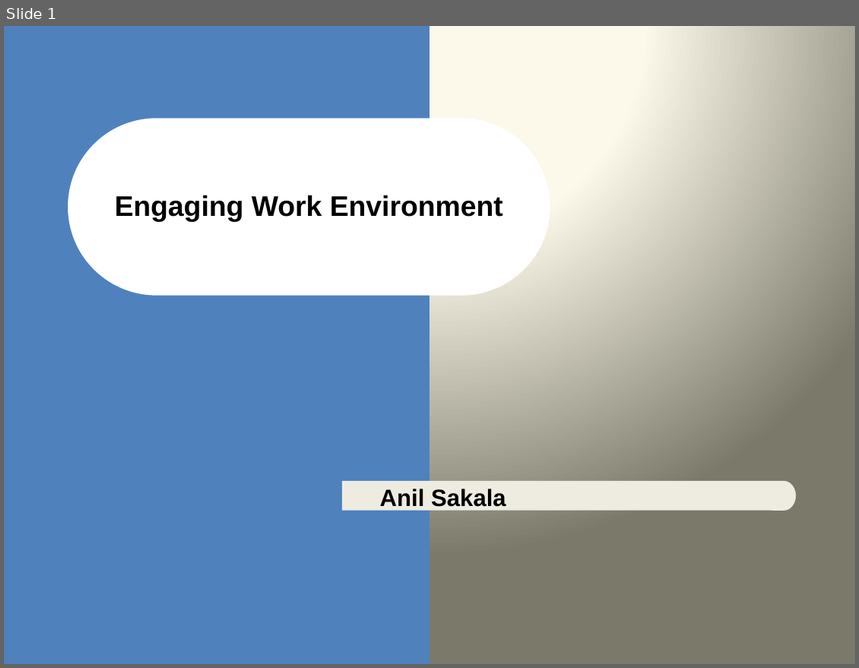
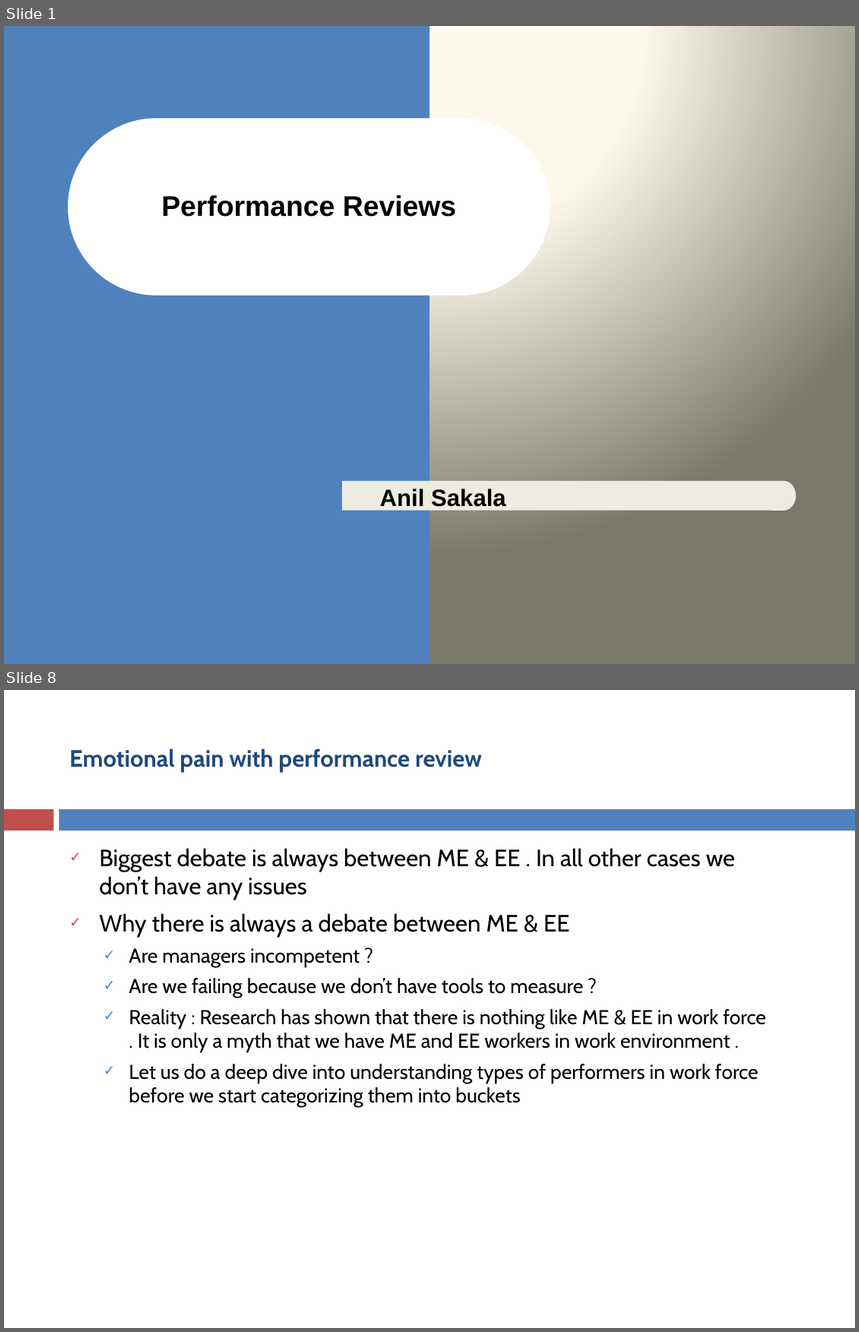
Before and after one commit to asakala/notes, a slide deck: Prokarma/Performance Appraisals.pptx. Shown one above the other, each under a label of ours: slide 1 before the commit, slides 1 and 8 after it; the slides between them are not shown. The pictures are 859x668 and 859x1332 pixels, drawn with LibreOffice and Linux fonts; fonts in the diff are those of the drawing. Boxes give left, top, right and bottom in pixels: in the first picture for what was removed or moved away, otherwise in the second. Text is boxed around its words. In the diff, an @@ line names an element or a change of style, - is before the commit and + after.

```diff
--- a/Prokarma/Performance Appraisals.pptx
+++ b/Prokarma/Performance Appraisals.pptx
@@ slide 8 added at box(4, 690, 855, 1328), background #FFFFFF @@
@@ title added at box(69, 749, 482, 772), 20 pt, text #1F497D, bold @@
+Emotional pain with performance review
@@ rectangle added at box(4, 809, 53, 831), fill #C0504D @@
@@ rectangle added at box(59, 809, 855, 831), fill #4F81BD @@
@@ text added at box(99, 848, 766, 1107), 17 pt, text #000000 @@
+✓ Biggest debate is always between ME & EE . In all other cases we don’t have any issues
+✓ Why there is always a debate between ME & EE
+  ✓ Are managers incompetent ?
+  ✓ Are we failing because we don’t have tools to measure ?
+  ✓ Reality : Research has shown that there is nothing like ME & EE in work force . It is only a myth that we have ME and EE workers in work environment .
+  ✓ Let us do a deep dive into understanding types of performers in work force before we start categorizing them into buckets
@@ slide 1 changed as well @@
@@ title at box(161, 195, 456, 217): text changed @@
-Engaging Work Environment
+Performance Reviews
```
Also in this commit, not shown: 10 other slides changed, 5 other slides added, 13 slides removed, 16 other files.
